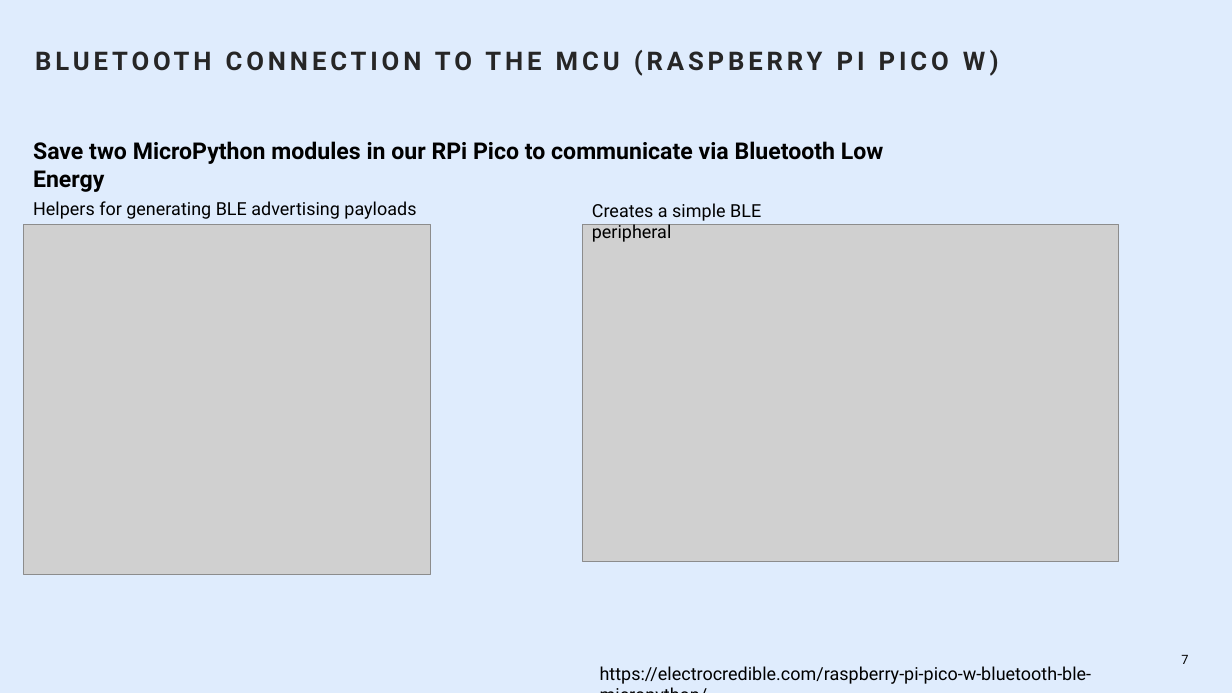
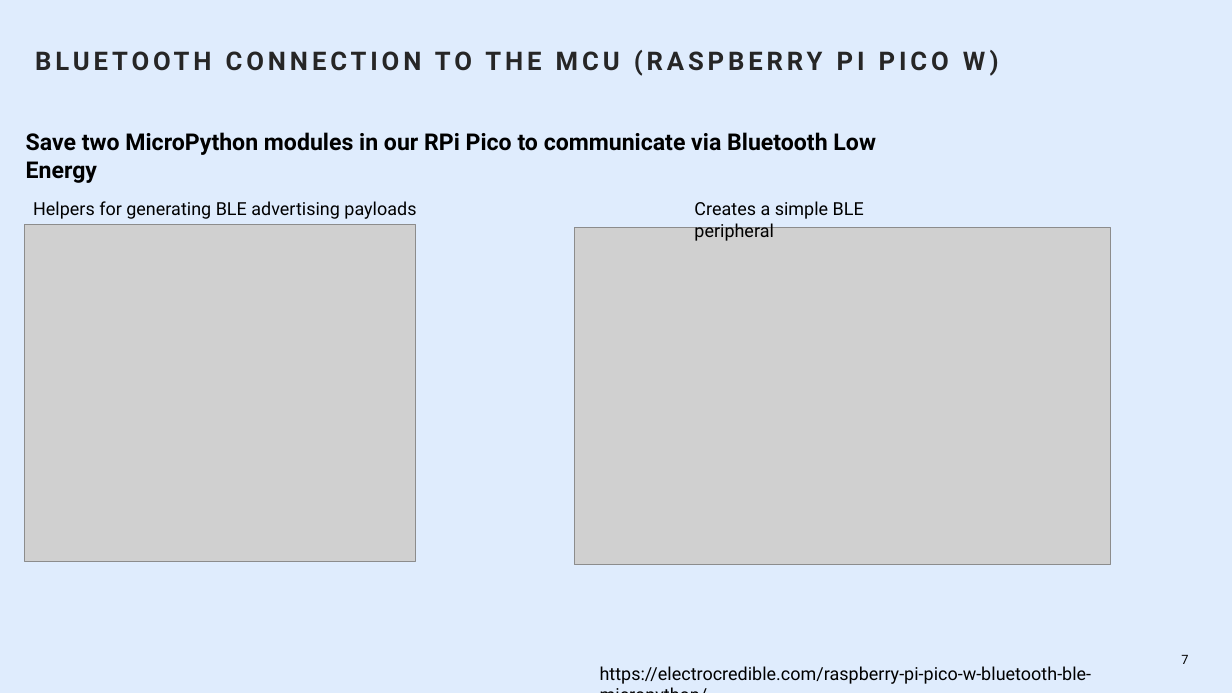
Before and after one commit to tylerwhite26/ECE_455_Brain_Stimulator, a slide deck: slide 7 of Presentations/Week_7_Presentation.pptx. Drawn at 1232x693 pixels with LibreOffice and Linux fonts; fonts in the diff are those of the drawing; grey boxes stand for pictures; background and template pictures are left out. Boxes give left, top, right and bottom in pixels: in the first picture for what was removed or moved away, otherwise in the second. Text is boxed around its words. In the diff, an @@ line names an element or a change of style, - is before the commit and + after.

```diff
--- a/Presentations/Week_7_Presentation.pptx
+++ b/Presentations/Week_7_Presentation.pptx
@@ text "Save two MicroPython modules in ...": place and size @@
-text "Save two MicroPython modules in ..." at [33,141,884,164]
+text "Save two MicroPython modules in ..." at [26,132,876,155]
@@ text "Creates a simple BLE peripheral": place and size @@
-text "Creates a simple BLE peripheral" at [592,203,761,242]
+text "Creates a simple BLE peripheral" at [694,201,864,241]
@@ picture: place and size @@
-picture at [24,225,431,575]
+picture at [24,225,416,562]
@@ picture: place and size @@
-picture at [583,225,1119,562]
+picture at [575,228,1111,566]
```
Also in this commit, not shown: 2 slides added, 1 slide removed.
